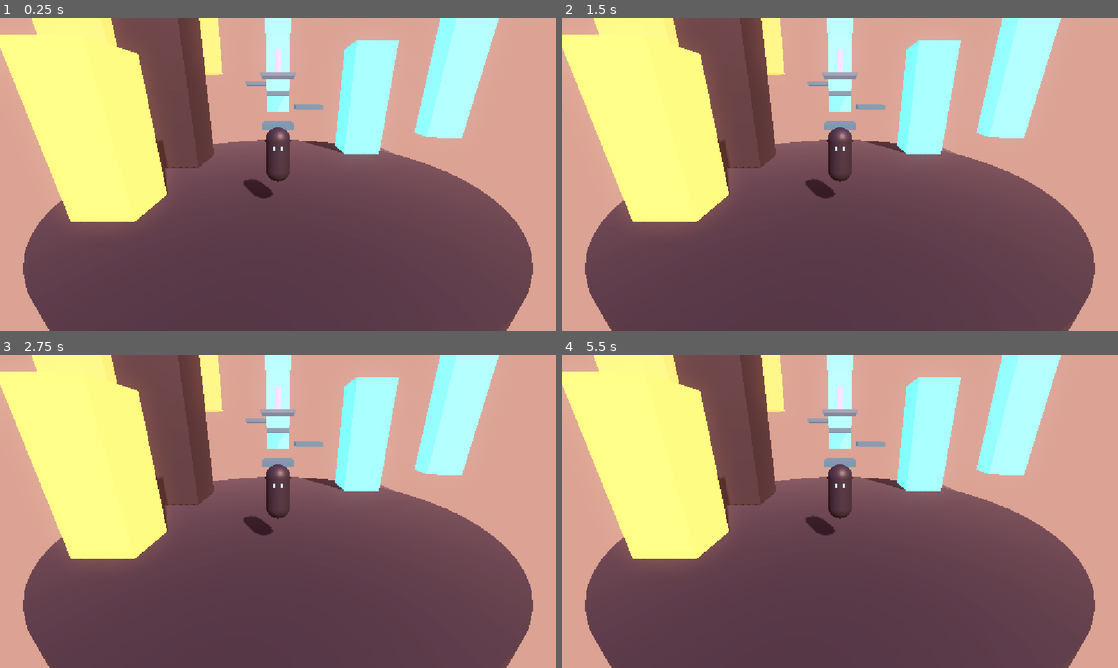
Above: before the commit, frames 1-4 (two rows, left to right).
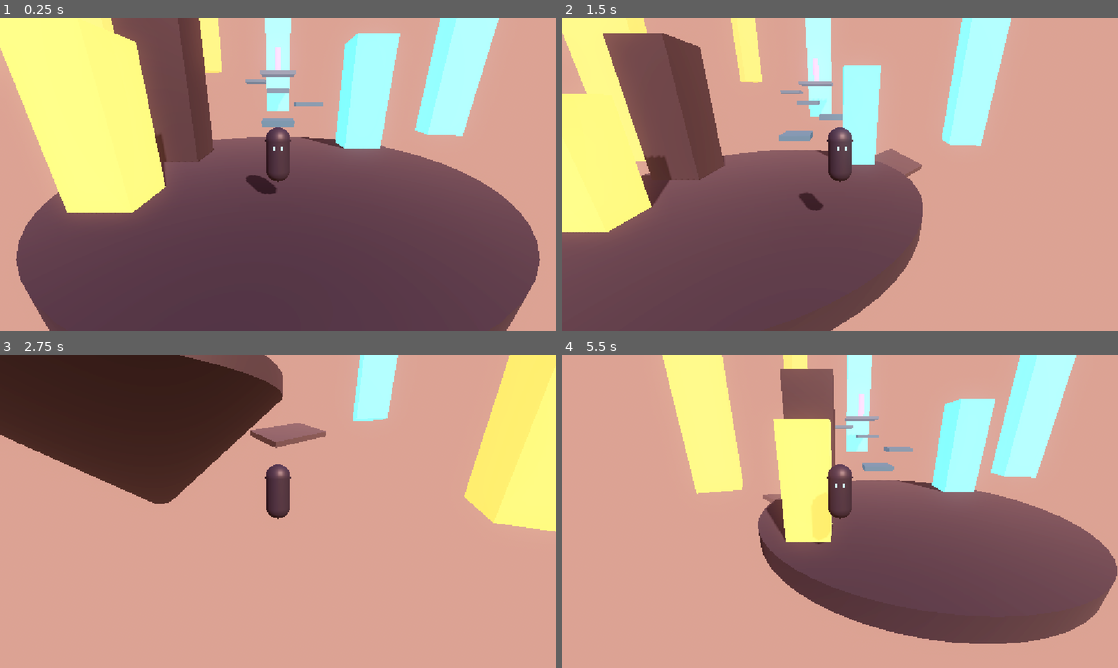
Above: after the commit, the same moments.

Repository: hasanhug/The---Falling---City
Game: Godot game, scene res://main.tscn
Two runs of this game, one before a commit and one after it. Both use one fixed random seed, a clock stepped at 60 frames per second and the inputs below.
Inputs:
- Up to frame 1 (0.25 s): no input
- Up to frame 2 (1.5 s): hold D (move_right) 0.53-1.28 s; tap Space (jump) at 0.77 s; hold S (move_back) from 1.28 s (still down)
- Up to frame 3 (2.75 s): tap Space (jump) at 1.52 s; release S (move_back) at 2.03 s; hold D (move_right) from 2.03 s (still down)
- Up to frame 4 (5.5 s): release D (move_right) at 2.78 s; hold W (move_forward) 2.78-3.53 s; tap Space (jump) at 3.02, 3.77, 4.52 s; hold A (move_left) 3.53-5.03 s; hold S (move_back) from 5.03 s (still down)

The runs differ from the first frame. In frame 1, 3.8% of the frame differs, in the area x 0-98%, y 0-100%; in frame 2, 52%; in frame 3, 81%, in the area x 0-100%, y 0-100%; in frame 4, 56%.
Error before the commit: Parse Error: There is already a variable named "input_dir" declared in this scope. (res://player.gd:38)

Commit message:
Fixed a bug

Diff:
--- a/player.gd
+++ b/player.gd
@@ -34,17 +34,7 @@
 
 	# 4. Turn that input into a 3D direction, relative to the camera's facing.
 	var direction := Vector3.ZERO
-	# 3. Read the WASD input as a 2D vector (length up to 1).
-	var input_dir := Input.get_vector("move_left", "move_right", "move_forward", "move_back")
-
-	# 4. Turn that input into a 3D direction, relative to the camera's facing.
-	var direction := Vector3.ZERO
-	if input_dir != Vector3.ZERO:
-		direction = (camera.global_transform.basis * Vector3(input_dir.x, 0, input_dir.y)).normalized()
-
-	# 5. Move horizontally. In the air we keep full control (simple arcade feel).
-	velocity.x = direction.x * SPEED
-	velocity.z = direction.z * SPEED
+	if input_dir != Vector2.ZERO:
 		direction = (camera.global_transform.basis * Vector3(input_dir.x, 0, input_dir.y)).normalized()
 
 	# 5. Move horizontally. In the air we keep full control (simple arcade feel).
@@ -56,7 +46,7 @@
 		var target_yaw := atan2(direction.x, direction.z)
 		visual.rotation.y = lerp_angle(visual.rotation.y, target_yaw, TURN_SPEED * delta)
 
-	# 7. Apply the movement (and slide along walls/Platforms).
+	# 7. Apply the movement (and slide along walls and platforms).
 	move_and_slide()
 
 	# 8. Fell off the city? Respawn at the start position.
